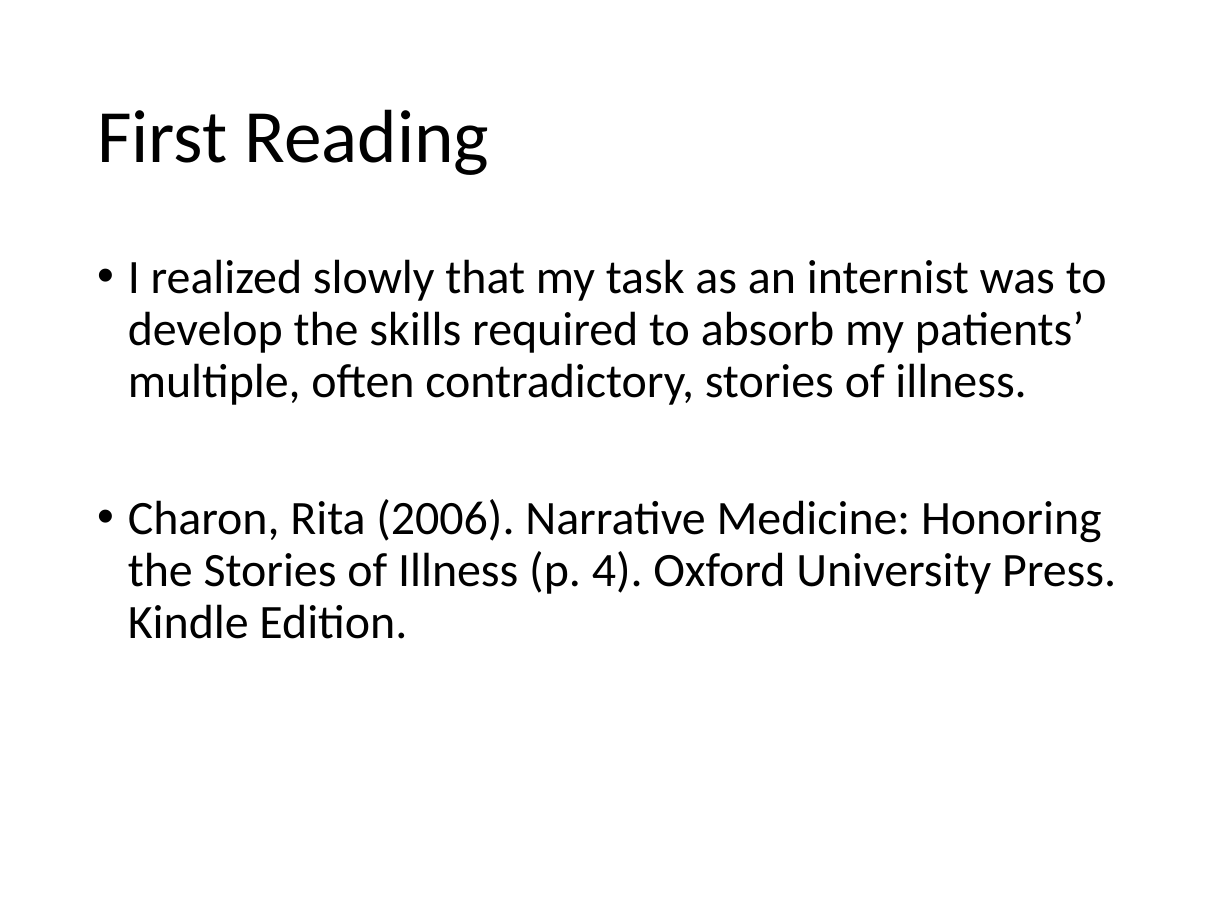
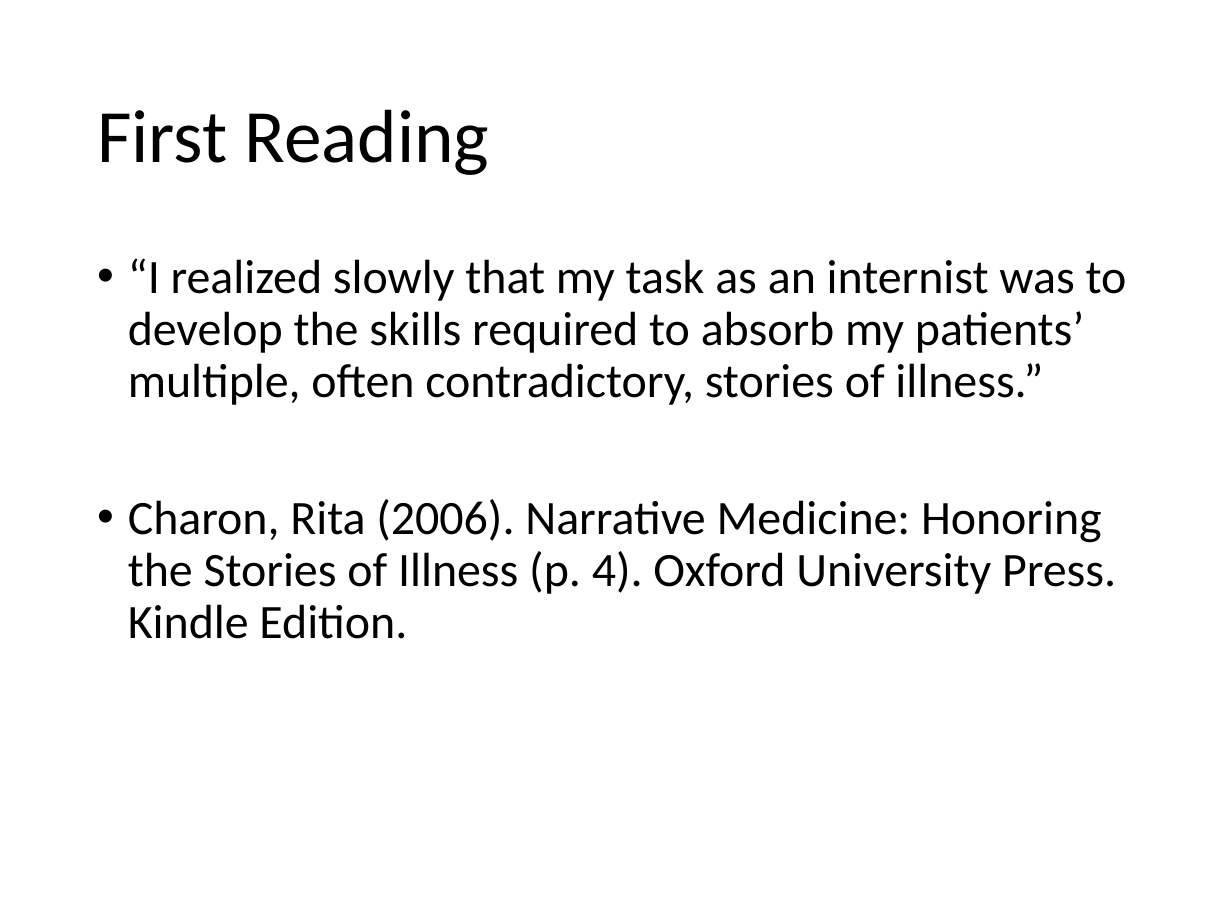
Before and after one commit to syntactician/coursework, a slide deck: slide 3 of narrative.medicine/presentation.pptx. Drawn at 1232x924 pixels with LibreOffice and Linux fonts; fonts in the diff are those of the drawing. Boxes give left, top, right and bottom in pixels: in the first picture for what was removed or moved away, otherwise in the second. Text is boxed around its words. In the diff, an @@ line names an element or a change of style, - is before the commit and + after.

```diff
--- a/narrative.medicine/presentation.pptx
+++ b/narrative.medicine/presentation.pptx
@@ text at [128,258,1127,405]: text changed @@
-• I realized slowly that my task as an internist was to develop the skills required to absorb my patients’ multiple, often contradictory, stories of illness.
+• “I realized slowly that my task as an internist was to develop the skills required to absorb my patients’ multiple, often contradictory, stories of illness.”
```
Also in this commit, not shown: 1 other slide changed.
